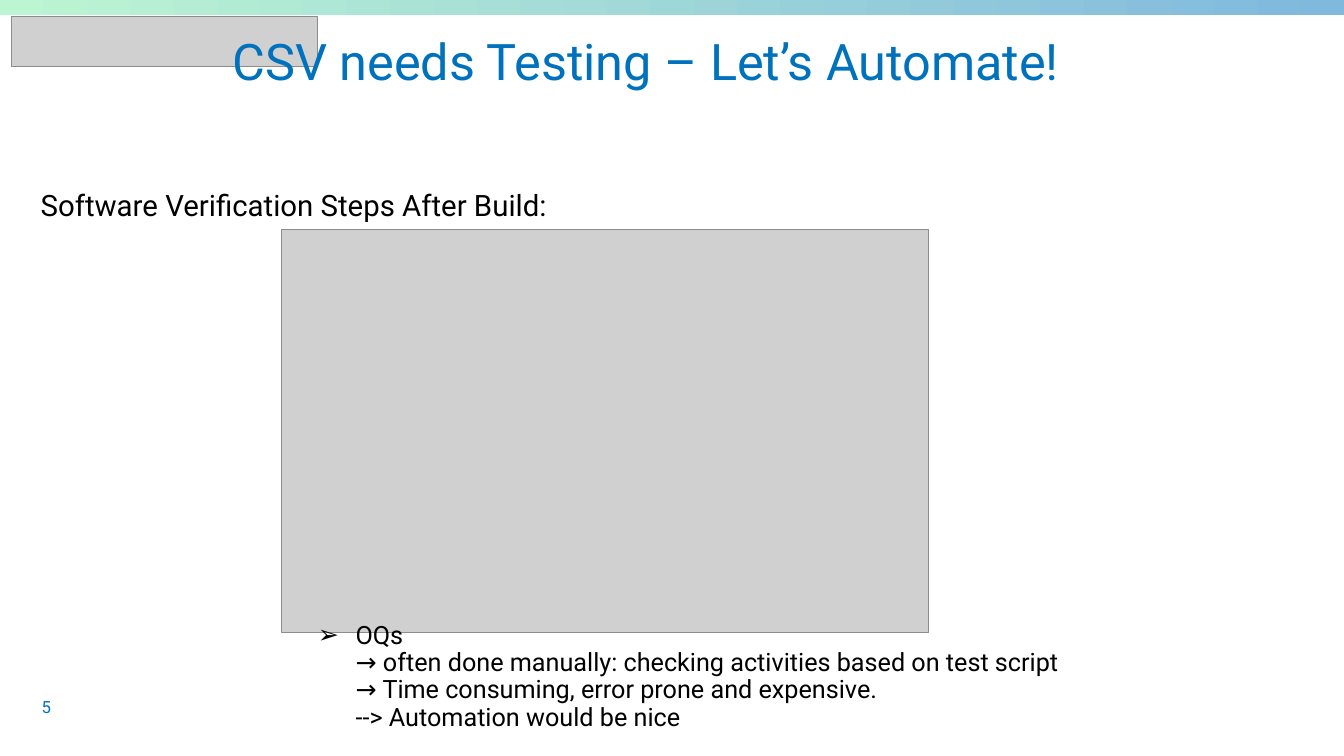
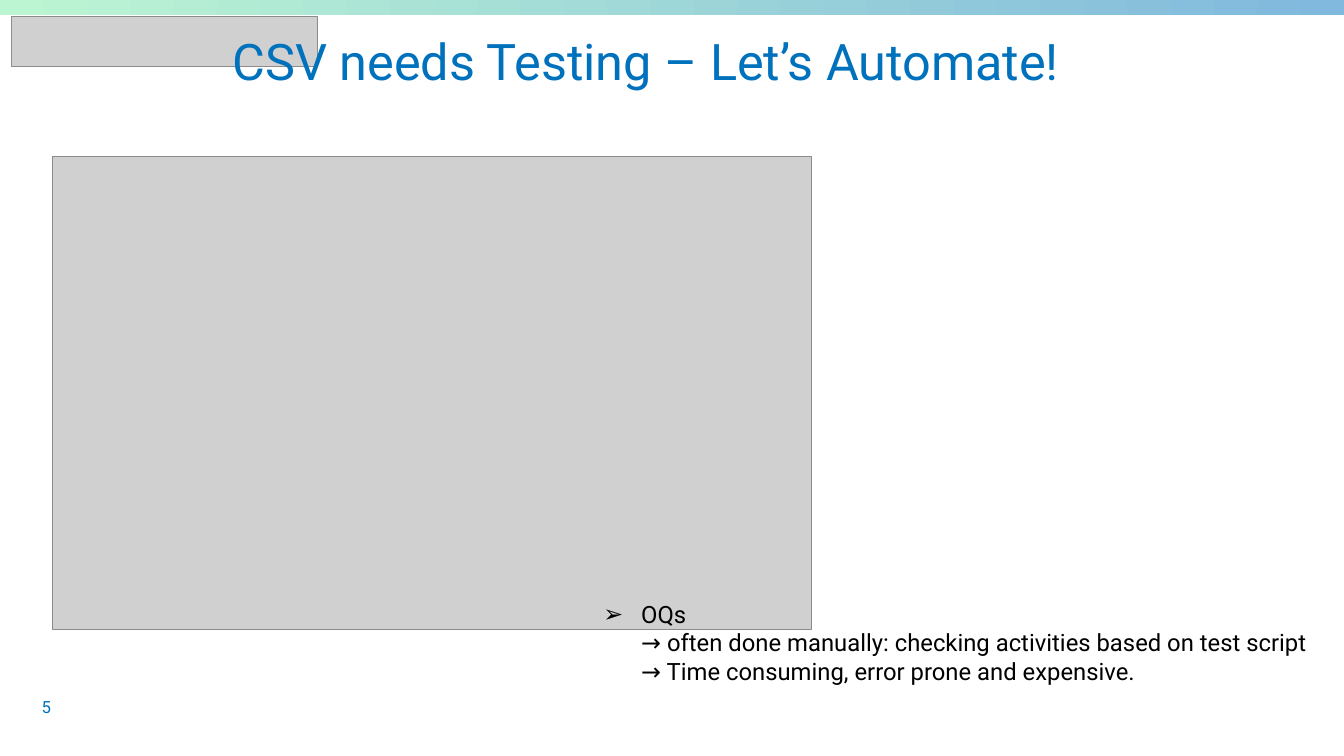
Before and after one commit to sableu/BDD4OQ, a slide deck: slide 5 of thesis/Presentation/FinalPresentation.pptx. Drawn at 1344x756 pixels with LibreOffice and Linux fonts; fonts in the diff are those of the drawing; grey boxes stand for pictures; background and template pictures are left out. Boxes give left, top, right and bottom in pixels: in the first picture for what was removed or moved away, otherwise in the second. Text is boxed around its words. In the diff, an @@ line names an element or a change of style, - is before the commit and + after.

Commit message:
Presentation

```diff
--- a/thesis/Presentation/FinalPresentation.pptx
+++ b/thesis/Presentation/FinalPresentation.pptx
@@ picture: place and size @@
-picture at box(281, 229, 929, 632)
+picture at box(53, 157, 813, 630)
@@ text at box(641, 606, 1306, 685): text changed; size 18 to 17 pt @@
-Software Verification Steps After Build:
-          ➢ OQs
-            → often done manually: checking activities based on test script
-            → Time consuming, error prone and expensive.
-            --> Automation would be nice
+    ➢ OQs
+      → often done manually: checking activities based on test script
+      → Time consuming, error prone and expensive.
```
Also in this commit, not shown: 5 other slides changed.
